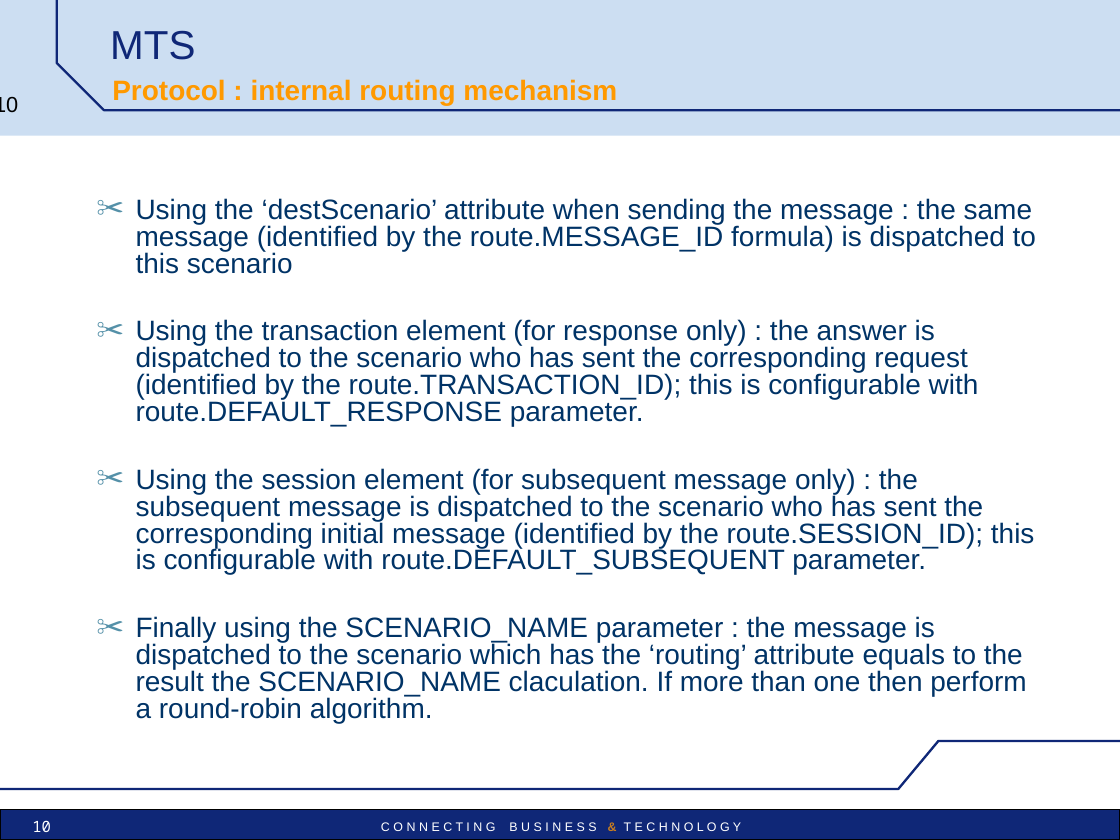
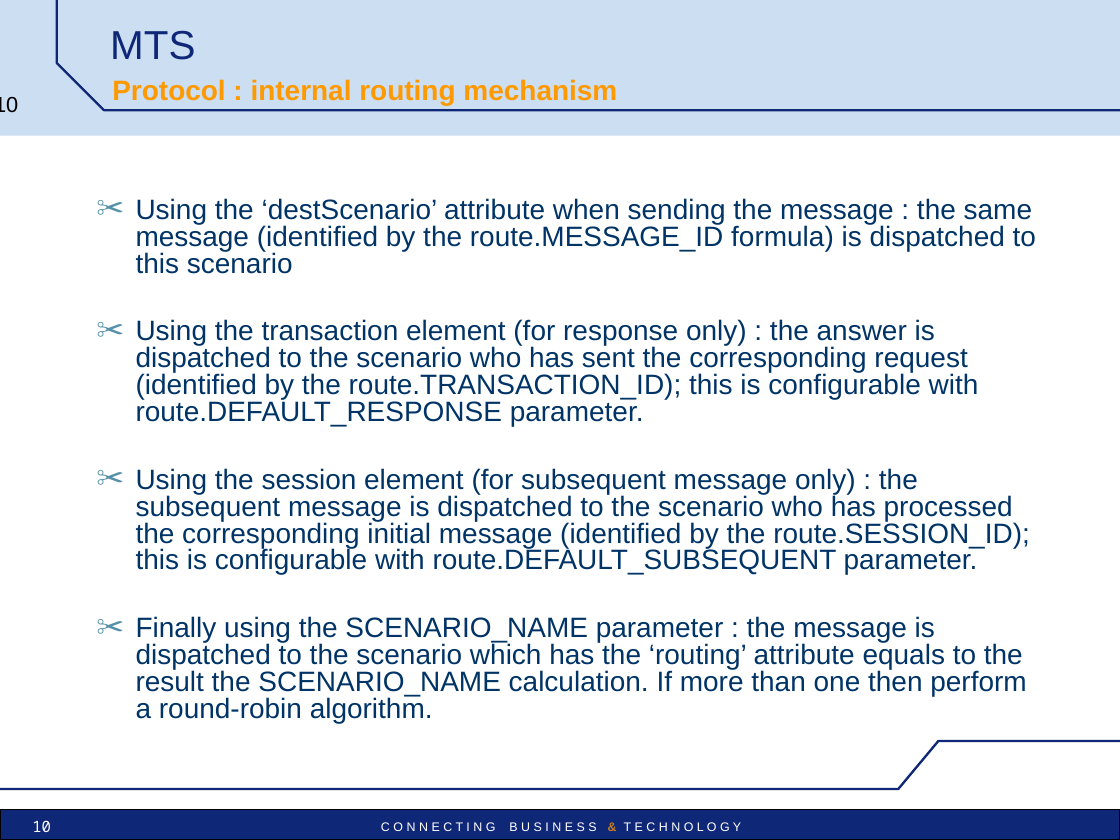
Before and after one commit to uttamhoode9/mts-trunk, a slide deck: slide 10 of mts/src/main/doc/MTS_pres_technical.ppt. Drawn at 1120x840 pixels with LibreOffice and Linux fonts; fonts in the diff are those of the drawing; background and template pictures are left out. Boxes give left, top, right and bottom in pixels: in the first picture for what was removed or moved away, otherwise in the second. Text is boxed around its words. In the diff, an @@ line names an element or a change of style, - is before the commit and + after.

Commit message:
Amélioration page internal routing

```diff
--- a/mts/src/main/doc/MTS_pres_technical.ppt
+++ b/mts/src/main/doc/MTS_pres_technical.ppt
@@ text at (x1=136, y1=468, x2=1030, y2=723): text changed @@
-✂ Using the session element (for subsequent message only) : the subsequent message is dispatched to the scenario who has sent the corresponding initial message (identified by the route.SESSION_ID); this is configurable with route.DEFAULT_SUBSEQUENT parameter.
-✂ Finally using the SCENARIO_NAME parameter : the message is dispatched to the scenario which has the ‘routing’ attribute equals to the result the SCENARIO_NAME claculation. If more than one then perform a round-robin algorithm.
+✂ Using the session element (for subsequent message only) : the subsequent message is dispatched to the scenario who has processed the corresponding initial message (identified by the route.SESSION_ID); this is configurable with route.DEFAULT_SUBSEQUENT parameter.
+✂ Finally using the SCENARIO_NAME parameter : the message is dispatched to the scenario which has the ‘routing’ attribute equals to the result the SCENARIO_NAME calculation. If more than one then perform a round-robin algorithm.
```
